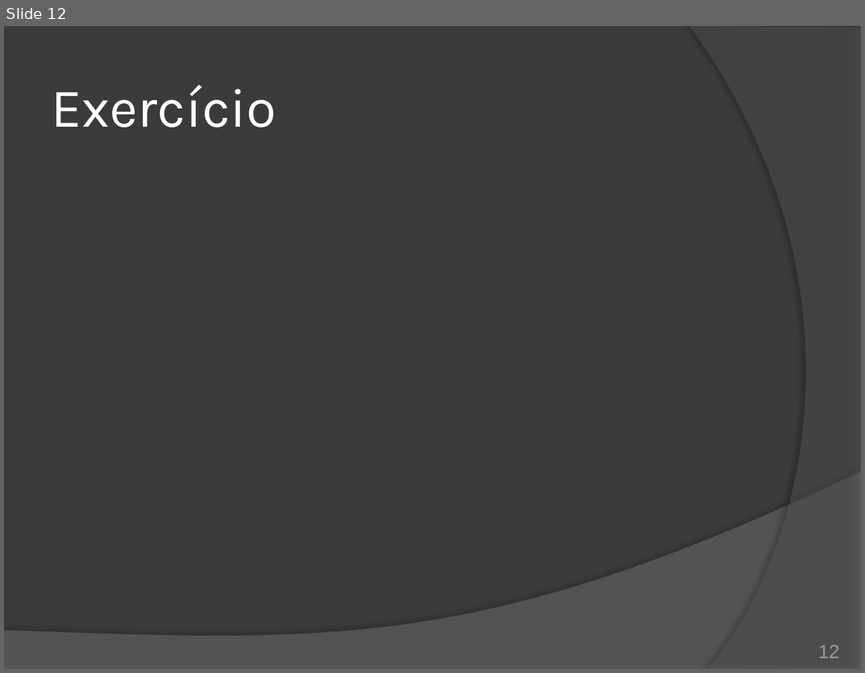
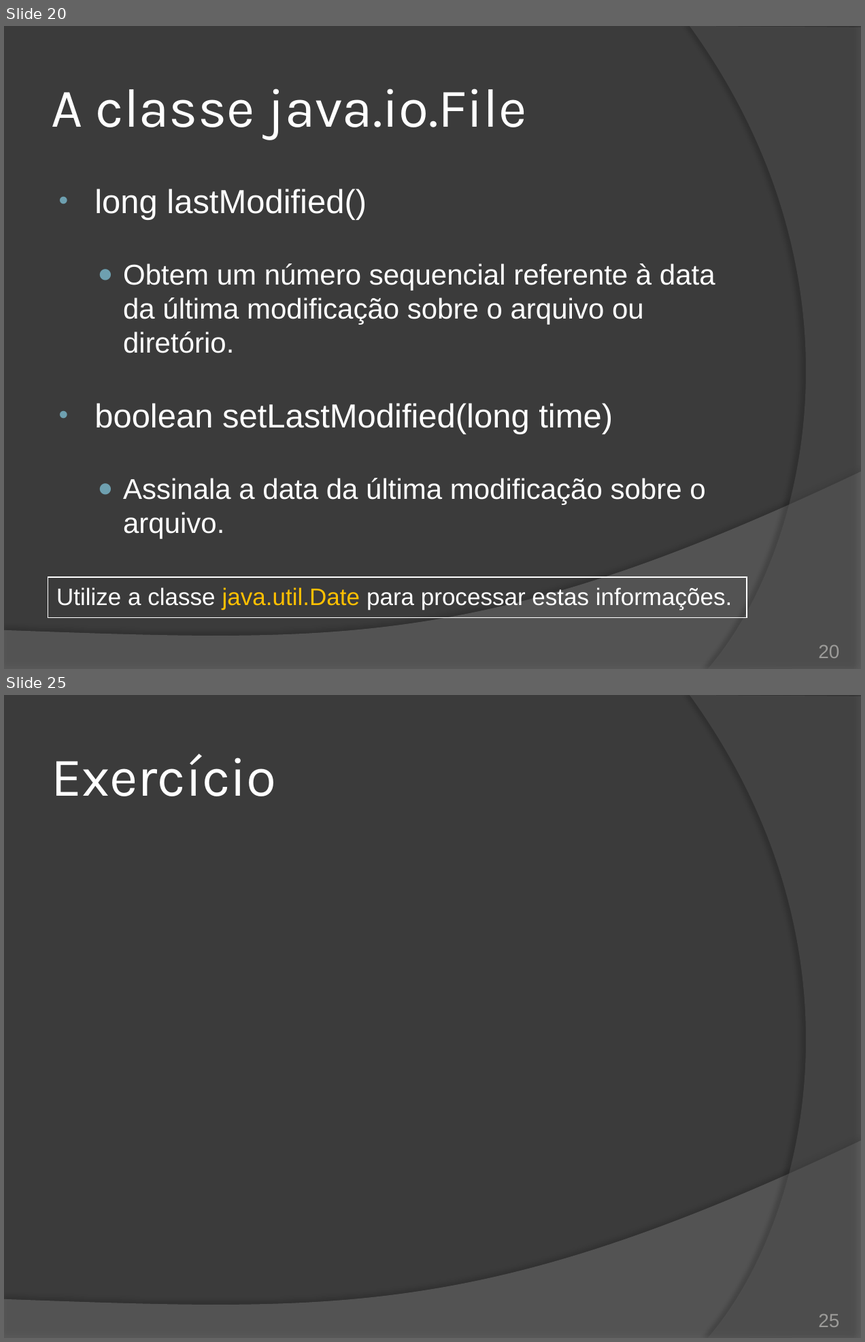
Before and after one commit to duchesqui/slzvieira-training, a slide deck: 2-Java-Programmer-Modulo-II/16.Capitulo10.pptx. Shown one above the other, each under a label of ours: slide 12 before the commit, slides 20 and 25 after it; the slides between them are not shown. The pictures are 865x673 and 865x1342 pixels, drawn with LibreOffice and Linux fonts; fonts in the diff are those of the drawing. Boxes give left, top, right and bottom in pixels: in the first picture for what was removed or moved away, otherwise in the second. Text is boxed around its words. In the diff, an @@ line names an element or a change of style, - is before the commit and + after.

Commit message:
Capítulo 10: Java I/O - Manipulação do sistema de arquivos com a classe File

```diff
--- a/2-Java-Programmer-Modulo-II/16.Capitulo10.pptx
+++ b/2-Java-Programmer-Modulo-II/16.Capitulo10.pptx
@@ slide 20 added at [4,26,861,669], background #3B3B3B; not listed: 2 template elements that a slide beside it also shows @@
@@ title added at [51,89,527,140], 46 pt, text #FFFFFF @@
+A classe java.io.File
@@ text added at [94,189,715,539], 24 pt, text #FFFFFF @@
+• long lastModified()
+  ● Obtem um número sequencial referente à data da última modificação sobre o arquivo ou diretório.
+• boolean setLastModified(long time)
+  ● Assinala a data da última modificação sobre o arquivo.
@@ text added at [48,577,747,617], outline #FFFFFF 0.75 pt, 20 pt, text #FFFFFF @@
+Utilize a classe java.util.Date para processar estas informações.
@@ page number added at [818,645,839,658], 16 pt, text #9D9B9A @@
+20
@@ what was slide 12 is now slide 25 @@
@@ page number at [818,1314,839,1327]: text changed @@
-12
+25
```
Also in this commit, not shown: 2 slides changed, 20 other slides added.
